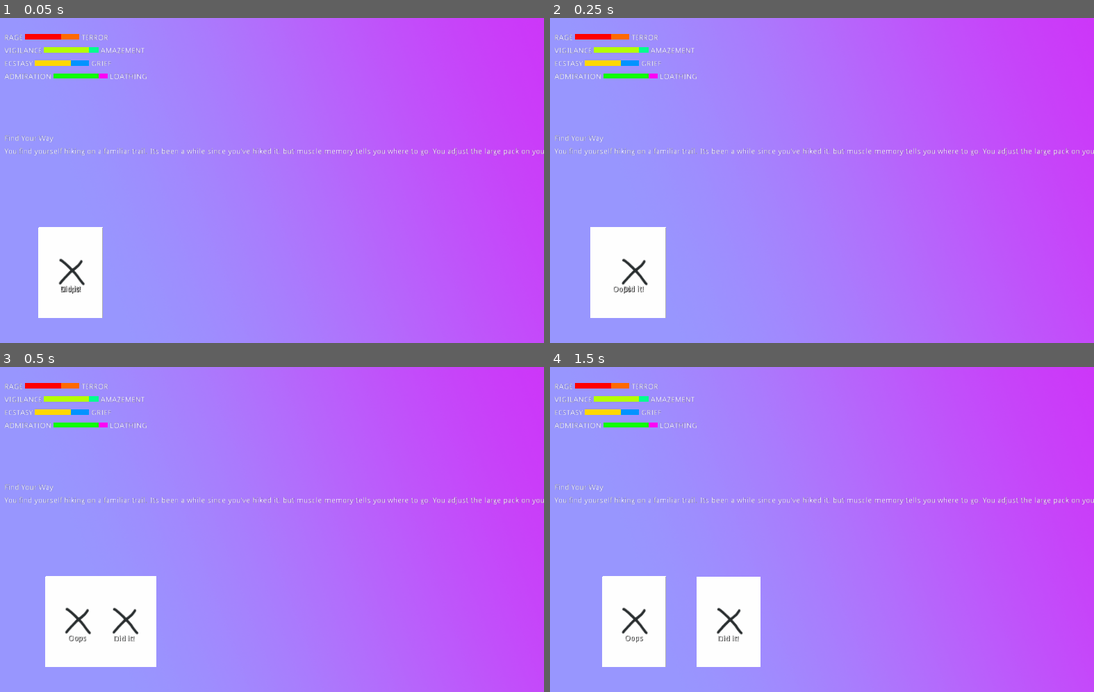
Above: before the commit, frames 1-4 (two rows, left to right).
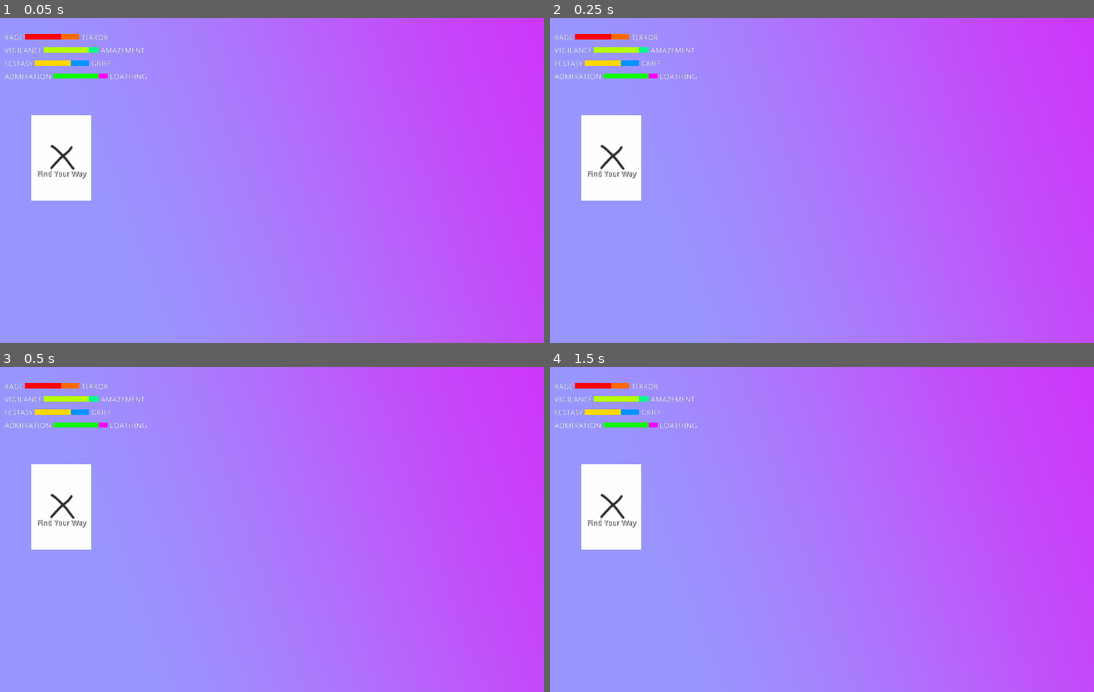
Above: after the commit, the same moments.

Repository: tVeratti/ludum-dare-49
Game: Godot game, scene res://main.tscn
Same seed, same stepped clock (60 frames per second), same inputs: the game is played once before the commit and once after it.
Inputs (mouse positions are in pixels of both pictures, inside the frame that each line leads up to):
- Up to frame 1 (0.05 s): no input
- Up to frame 2 (0.25 s): no input
- Up to frame 3 (0.5 s): no input
- Up to frame 4 (1.5 s): move the mouse to (936, 513) at 0.52 s; click (936, 513) at 0.67 s; tap Enter at 1.25 s; move the mouse to (702, 545) at 1.27 s; click (702, 545) at 1.42 s

The runs differ from the first frame. In frame 1, 6.9% of the frame differs, in the area x 0-100%, y 29-93%; in frame 2, 7.4%; in frame 3, 9.3%; in frame 4, 10%.

Commit message:
create scenario activation, scenario cards

Diff:
--- a/src/card/card.gd
+++ b/src/card/card.gd
@@ -6,7 +6,3 @@
 export(String) var flavor_text:String = ''
 
 export(Array, Resource) var outcomes:Array = []
-
-
-func select():
-	Signals.emit_signal("card_selected", self)
--- /dev/null
+++ b/src/card/scenes/action_card.gd
@@ -0,0 +1,11 @@
+extends BaseCard
+
+var card:Card
+
+
+func _ready():
+	label.text = card.title
+
+
+func activate():
+	Signals.emit_signal("card_selected", card)
--- /dev/null
+++ b/src/card/scenes/action_card.tscn
@@ -0,0 +1,7 @@
+[gd_scene load_steps=3 format=2]
+
+[ext_resource path="res://card/scenes/base_card.tscn" type="PackedScene" id=1]
+[ext_resource path="res://card/scenes/action_card.gd" type="Script" id=2]
+
+[node name="action_card" instance=ExtResource( 1 )]
+script = ExtResource( 2 )
--- a/src/card/scenes/card.gd
+++ b/src/card/scenes/base_card.gd
@@ -1,13 +1,15 @@
 extends Spatial
+
+class_name BaseCard
 
 const HOVER_OFFSET = 0.8
 
-var card:Card
 var target_offset:Vector3 = Vector3.ZERO
 
 onready var camera:Camera = get_viewport().get_camera()
 
-onready var mesh:MeshInstance = $mesh
+onready var front_mesh:MeshInstance = $front_mesh
+onready var back_mesh:MeshInstance = $back_mesh
 onready var move_tween:Tween = $move_tween
 onready var look_tween:Tween = $look_tween
 onready var flip_audio:AudioStreamPlayer = $flip_audio
@@ -20,8 +22,7 @@
 
 
 func _ready():
-	# set mesh texture?
-	label.text = card.title
+	# set mesh textures?
 
 	# Snapshot some resting postional values.
 	target_origin = global_transform.origin + target_offset
@@ -29,8 +30,9 @@
 	target_hover = target_origin + (camera_direction * HOVER_OFFSET)
 
 	# Move to its starting offset.
-	move_tween.interpolate_property(self, "translation", translation, target_offset, 1, Tween.TRANS_QUAD, Tween.EASE_IN_OUT)
-	move_tween.start()
+	if target_offset.length() > 0:
+		move_tween.interpolate_property(self, "translation", translation, target_offset, 1, Tween.TRANS_QUAD, Tween.EASE_IN_OUT)
+		move_tween.start()
 
 
 func disable():
@@ -50,11 +52,19 @@
 			look_at(look_offset, Vector3.UP)
 		elif event is InputEventMouseButton and event.pressed:
 			flip()
-			card.select()
+			activate()
+
+
+func activate():
+	pass # overwrite by action or scenario
+
+
+func hover():
+	pass # overwrite by action or scenario
 
 
 func get_size():
-	return mesh.get_aabb().size
+	return front_mesh.get_aabb().size
 
 
 func tween_origin(target):
@@ -69,6 +79,7 @@
 
 func _on_Area_mouse_entered():
 	if not disabled:
+		hover()
 		tween_origin(target_hover)
 		# Modify the pitch just a TINY bit...
 		var pitch_mod = rand_range(-0.1, 0.1)
--- a/src/card/scenes/card.tscn
+++ b/src/card/scenes/base_card.tscn
@@ -1,7 +1,7 @@
 [gd_scene load_steps=9 format=2]
 
 [ext_resource path="res://card/placeholder.png" type="Texture" id=1]
-[ext_resource path="res://card/scenes/card.gd" type="Script" id=2]
+[ext_resource path="res://card/scenes/base_card.gd" type="Script" id=2]
 [ext_resource path="res://common/label3D.tscn" type="PackedScene" id=3]
 [ext_resource path="res://assets/audio/ld49_cardflip.wav" type="AudioStream" id=4]
 [ext_resource path="res://assets/audio/ld49_cardlift.wav" type="AudioStream" id=5]
@@ -18,17 +18,22 @@
 [node name="card" type="Spatial"]
 script = ExtResource( 2 )
 
-[node name="mesh" type="MeshInstance" parent="."]
+[node name="front_mesh" type="MeshInstance" parent="."]
 transform = Transform( 0.7, 0, 0, 0, 1, 0, 0, 0, 0.01, 0, 0, 0 )
 mesh = SubResource( 1 )
 material/0 = SubResource( 2 )
 
-[node name="Area" type="Area" parent="mesh"]
+[node name="Area" type="Area" parent="front_mesh"]
 transform = Transform( 1.42857, 0, 0, 0, 1, 0, 0, 0, 100, 0, 0, 0 )
 
-[node name="CollisionShape" type="CollisionShape" parent="mesh/Area"]
+[node name="CollisionShape" type="CollisionShape" parent="front_mesh/Area"]
 transform = Transform( 0.8, 0, 0, 0, 1.1, 0, 0, 0, 0.01, 0, 0, 0 )
 shape = SubResource( 3 )
+
+[node name="back_mesh" type="MeshInstance" parent="."]
+transform = Transform( 0.7, 0, 0, 0, 1, 0, 0, 0, 0.01, 0, 0, 0 )
+mesh = SubResource( 1 )
+material/0 = SubResource( 2 )
 
 [node name="label3D" parent="." instance=ExtResource( 3 )]
 transform = Transform( 1, 0, 0, 0, 1, 0, 0, 0, 1, 0, -0.376167, 0 )
@@ -45,6 +50,6 @@
 stream = ExtResource( 5 )
 volume_db = -10.0
 
-[connection signal="input_event" from="mesh/Area" to="." method="_on_Area_input_event"]
-[connection signal="mouse_entered" from="mesh/Area" to="." method="_on_Area_mouse_entered"]
-[connection signal="mouse_exited" from="mesh/Area" to="." method="_on_Area_mouse_exited"]
+[connection signal="input_event" from="front_mesh/Area" to="." method="_on_Area_input_event"]
+[connection signal="mouse_entered" from="front_mesh/Area" to="." method="_on_Area_mouse_entered"]
+[connection signal="mouse_exited" from="front_mesh/Area" to="." method="_on_Area_mouse_exited"]
--- a/src/card/scenes/cards.tscn
+++ /dev/null
@@ -1,8 +0,0 @@
-[gd_scene load_steps=2 format=2]
-
-[ext_resource path="res://card/scenes/cards.gd" type="Script" id=1]
-
-[node name="cards" type="Spatial"]
-script = ExtResource( 1 )
-
-[node name="hand" type="Spatial" parent="."]
--- a/src/card/scenes/cards.gd
+++ b/src/card/scenes/hand.gd
@@ -1,38 +1,41 @@
 extends Spatial
 
-var CardScene = load("res://card/scenes/card.tscn")
+var CardScene = load("res://card/scenes/action_card.tscn")
 
 const CARD_OFFSET = 0.1
 
 
-onready var hand:Spatial = $hand
+onready var cards:Spatial = $cards
 
 
 func _ready():
-	Signals.connect("scenario_entered", self, "_on_scenario_entered")
+	Signals.connect("scenario_requested", self, "_on_scenario_requested")
+	Signals.connect("scenario_started", self, "_on_scenario_started")
 	Signals.connect("card_selected", self, "_on_card_selected")
 
 
 func render_cards(scenario:Scenario):
-	# Remove any lingering cards from previous scenario.
-	for card in hand.get_children():
-		card.queue_free()
-
 	# Create new card nodes for new scenario.
 	var offset:Vector3 = Vector3(0.3, 0, 0)
 	for card in scenario.cards:
 		var card_button = CardScene.instance()
 		card_button.card = card
 		card_button.target_offset = offset
-		hand.add_child(card_button)
+		cards.add_child(card_button)
 
 		offset += Vector3(card_button.get_size().x + CARD_OFFSET, 0, 0.01)
 
 
-func _on_scenario_entered(scenario:Scenario):
+func _on_scenario_requested():
+	# Remove cards from previous scenario.
+	for card in cards.get_children():
+		card.queue_free()
+
+
+func _on_scenario_started(scenario:Scenario):
 	render_cards(scenario)
 
 
 func _on_card_selected(selected_card):
-	for card in hand.get_children():
+	for card in cards.get_children():
 		card.disable()
--- /dev/null
+++ b/src/card/scenes/hand.tscn
@@ -0,0 +1,8 @@
+[gd_scene load_steps=2 format=2]
+
+[ext_resource path="res://card/scenes/hand.gd" type="Script" id=1]
+
+[node name="hand" type="Spatial"]
+script = ExtResource( 1 )
+
+[node name="cards" type="Spatial" parent="."]
--- a/src/infrastructure/signals.gd
+++ b/src/infrastructure/signals.gd
@@ -1,7 +1,9 @@
 extends Node
 
+
 signal scenario_requested()
-signal scenario_entered(scenario)
+signal scenario_ready(scenario)
+signal scenario_started(scenario)
 signal card_selected(card)
 signal outcome_triggered(outcome)
 
--- a/src/interface/emotions/emotion.tscn
+++ b/src/interface/emotions/emotion.tscn
@@ -11,6 +11,7 @@
 [node name="emotion" type="MarginContainer"]
 anchor_right = 1.0
 anchor_bottom = 1.0
+mouse_filter = 2
 script = ExtResource( 1 )
 __meta__ = {
 "_edit_use_anchors_": false
--- a/src/interface/emotions/emotions.tscn
+++ b/src/interface/emotions/emotions.tscn
@@ -38,4 +38,5 @@
 margin_top = 72.0
 margin_right = 1024.0
 margin_bottom = 86.0
+mouse_filter = 2
 scale = 3
--- a/src/interface/scenario.gd
+++ b/src/interface/scenario.gd
@@ -9,22 +9,30 @@
 
 
 func _ready():
-	Signals.connect("scenario_entered", self, "_on_scenario_entered")
+	Signals.connect("scenario_requested", self, "_on_scenario_requested")
+	Signals.connect("scenario_ready", self, "_on_scenario_ready")
+	Signals.connect("scenario_started", self, "_on_scenario_started")
 	Signals.connect("outcome_triggered", self, "_on_outcome_triggered")
 
 
-func _on_scenario_entered(scenario:Scenario):
+func _on_scenario_requested():
+	# Clear out the previous scenario
+	title.text = ""
+	flavor.text = ""
+	outcome.text = ""
+
+
+func _on_scenario_ready(scenario):
+	pass
+
+
+func _on_scenario_started(scenario:Scenario):
 	title.text = scenario.title
 	flavor.text = scenario.flavor_text
-
-	# Hide previous outcome information
-	outcome.visible = false
 
 
 func _on_outcome_triggered(_outcome:Outcome):
 	outcome.text = "%s\n%s" % [_outcome.title, _outcome.flavor_text]
-	outcome.visible = true
-
 	next.visible = true
 	next.disabled = false
 
--- a/src/interface/scenario.tscn
+++ b/src/interface/scenario.tscn
@@ -5,6 +5,7 @@
 [node name="scenario_test" type="VBoxContainer"]
 anchor_right = 1.0
 anchor_bottom = 1.0
+mouse_filter = 2
 custom_constants/separation = 10
 script = ExtResource( 1 )
 __meta__ = {
--- a/src/main.gd
+++ b/src/main.gd
@@ -18,7 +18,7 @@
 
 var player:Player
 
-onready var cards:Spatial = $cards
+onready var hand:Spatial = $hand
 
 
 func _ready():
@@ -39,11 +39,13 @@
 	# Pop from the array of possibilities so it cannot be chosen again.
 	current_scenario = possible_scenarios.pop_back()
 
+	# Reset all board stuff so they can click the scenario to "enter" it
+
 	if current_scenario == null:
 		# End of game
 		pass
 	else:
-		Signals.emit_signal("scenario_entered", current_scenario)
+		Signals.emit_signal("scenario_ready", current_scenario)
 
 
 # Signals
--- a/src/main.tscn
+++ b/src/main.tscn
@@ -4,11 +4,10 @@
 [ext_resource path="res://scenario/resources/sample_scenario.tres" type="Resource" id=2]
 [ext_resource path="res://interface/scenario.tscn" type="PackedScene" id=3]
 [ext_resource path="res://interface/emotions/emotions.tscn" type="PackedScene" id=4]
-[ext_resource path="res://card/scenes/cards.tscn" type="PackedScene" id=5]
+[ext_resource path="res://card/scenes/hand.tscn" type="PackedScene" id=5]
 [ext_resource path="res://assets/background_placeholder.png" type="Texture" id=6]
 [ext_resource path="res://scenario/resources/Find_your_way_1.tres" type="Resource" id=7]
-
-[sub_resource type="CubeMesh" id=1]
+[ext_resource path="res://scenario/scenes/scenario_card.tscn" type="PackedScene" id=8]
 
 [sub_resource type="Environment" id=2]
 background_mode = 1
@@ -25,7 +24,7 @@
 transform = Transform( 1, 0, 0, 0, 1, 0, 0, 0, 1, 0, 0, -1.16695 )
 texture = ExtResource( 6 )
 
-[node name="cards" parent="." instance=ExtResource( 5 )]
+[node name="hand" parent="." instance=ExtResource( 5 )]
 transform = Transform( 1, 0, 0, 0, 1, 0, 0, 0, 1, -4.32742, -2.03782, -0.755985 )
 
 [node name="Camera" type="Camera" parent="."]
@@ -50,6 +49,7 @@
 margin_top = 30.0
 margin_right = 188.0
 margin_bottom = 278.0
+mouse_filter = 2
 custom_constants/separation = 100
 __meta__ = {
 "_edit_use_anchors_": false
@@ -60,6 +60,7 @@
 anchor_bottom = 0.0
 margin_right = 158.0
 margin_bottom = 86.0
+mouse_filter = 2
 
 [node name="scenario_test" parent="CanvasLayer/MarginContainer/VBoxContainer" instance=ExtResource( 3 )]
 anchor_right = 0.0
@@ -71,11 +72,8 @@
 [node name="DirectionalLight" type="DirectionalLight" parent="."]
 transform = Transform( 0.996651, 0.0615643, 0.0538131, -0.0815891, 0.792268, 0.604694, -0.00540686, -0.607059, 0.794638, 0, 1.75788, 12.2908 )
 
-[node name="MeshInstance" type="MeshInstance" parent="."]
-transform = Transform( 1, 0, 0, 0, 1, 0, 0, 0, 1, -2.23797, 0, 0 )
-visible = false
-mesh = SubResource( 1 )
-material/0 = null
-
 [node name="WorldEnvironment" type="WorldEnvironment" parent="."]
 environment = SubResource( 2 )
+
+[node name="scenario_card" parent="." instance=ExtResource( 8 )]
+transform = Transform( 1, 0, 0, 0, 1, 0, 0, 0, 1, -4.78499, 0.525099, -1.05605 )
--- a/src/project.godot
+++ b/src/project.godot
@@ -9,6 +9,11 @@
 config_version=4
 
 _global_script_classes=[ {
+"base": "Spatial",
+"class": "BaseCard",
+"language": "GDScript",
+"path": "res://card/scenes/base_card.gd"
+}, {
 "base": "Resource",
 "class": "Card",
 "language": "GDScript",
@@ -35,6 +40,7 @@
 "path": "res://scenario/scenario.gd"
 } ]
 _global_script_class_icons={
+"BaseCard": "",
 "Card": "",
 "EmotionScale": "",
 "Outcome": "",
--- a/src/scenario/resources/sample_scenario.tres
+++ b/src/scenario/resources/sample_scenario.tres
@@ -8,5 +8,5 @@
 script = ExtResource( 1 )
 title = "Sample Scenario"
 flavor_text = "Sample flavor text"
-order = 1
+order = 0
 cards = [ ExtResource( 2 ), ExtResource( 3 ) ]
--- /dev/null
+++ b/src/scenario/scenes/scenario_card.gd
@@ -0,0 +1,17 @@
+extends BaseCard
+
+var scenario:Scenario
+
+
+func _ready():
+#	label.text = scenario.title
+	Signals.connect("scenario_ready", self, "_on_scenario_ready")
+
+
+func activate():
+	Signals.emit_signal("scenario_started", scenario)
+
+
+func _on_scenario_ready(new_scenario):
+	scenario = new_scenario
+	label.text = scenario.title
--- /dev/null
+++ b/src/scenario/scenes/scenario_card.tscn
@@ -0,0 +1,7 @@
+[gd_scene load_steps=3 format=2]
+
+[ext_resource path="res://card/scenes/base_card.tscn" type="PackedScene" id=1]
+[ext_resource path="res://scenario/scenes/scenario_card.gd" type="Script" id=2]
+
+[node name="scenario_card" instance=ExtResource( 1 )]
+script = ExtResource( 2 )
